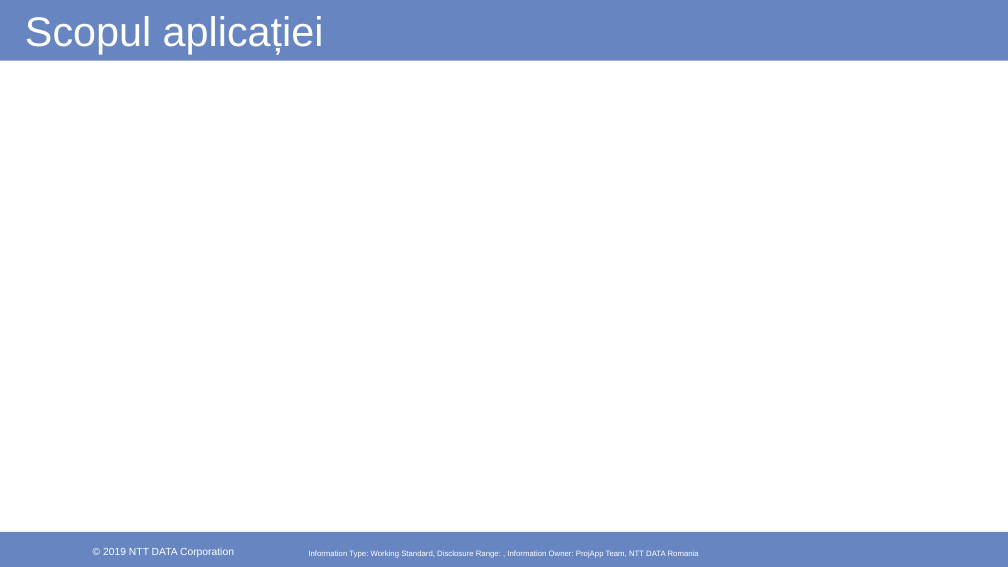
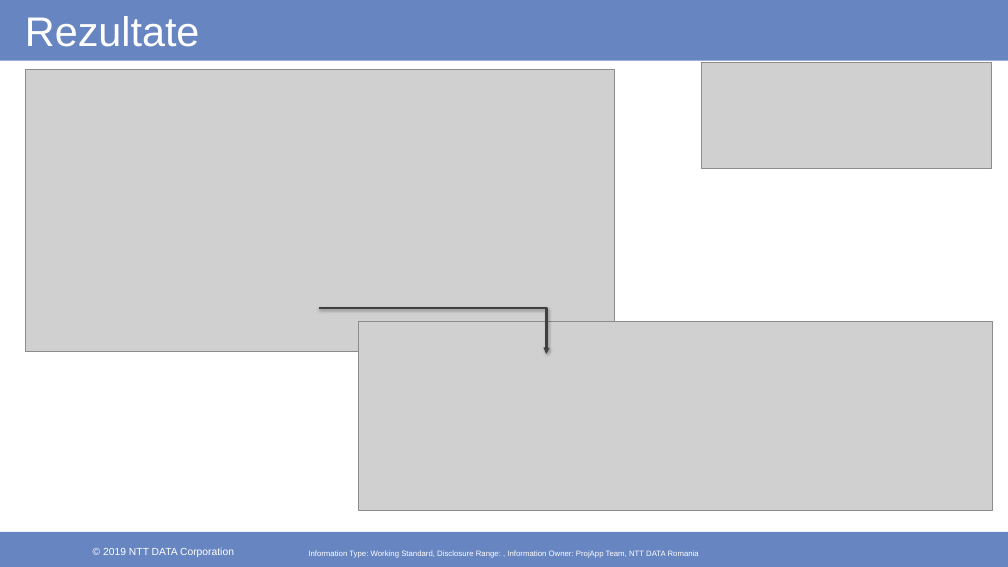
Before and after one commit to marianungureanu/ProjApp, a slide deck: slide 12 of ProjAppPresentation.pptx (slide 11 before the commit). Drawn at 1008x567 pixels with LibreOffice and Linux fonts; fonts in the diff are those of the drawing; grey boxes stand for pictures; background and template pictures are left out. Boxes give left, top, right and bottom in pixels: in the first picture for what was removed or moved away, otherwise in the second. Text is boxed around its words. In the diff, an @@ line names an element or a change of style, - is before the commit and + after.

```diff
--- a/ProjAppPresentation.pptx
+++ b/ProjAppPresentation.pptx
@@ text at [25,16,200,47]: text changed @@
-Scopul aplicației
+Rezultate
@@ picture added at [25,70,614,352] @@
@@ picture added at [702,63,991,169] @@
@@ elbow arrow added from (319, 309) to (546, 354), #404040 2 pt @@
@@ picture added at [358,321,993,510] @@
```
Also in this commit, not shown: 8 other slides changed, 22 slides added, 2 slides removed.
